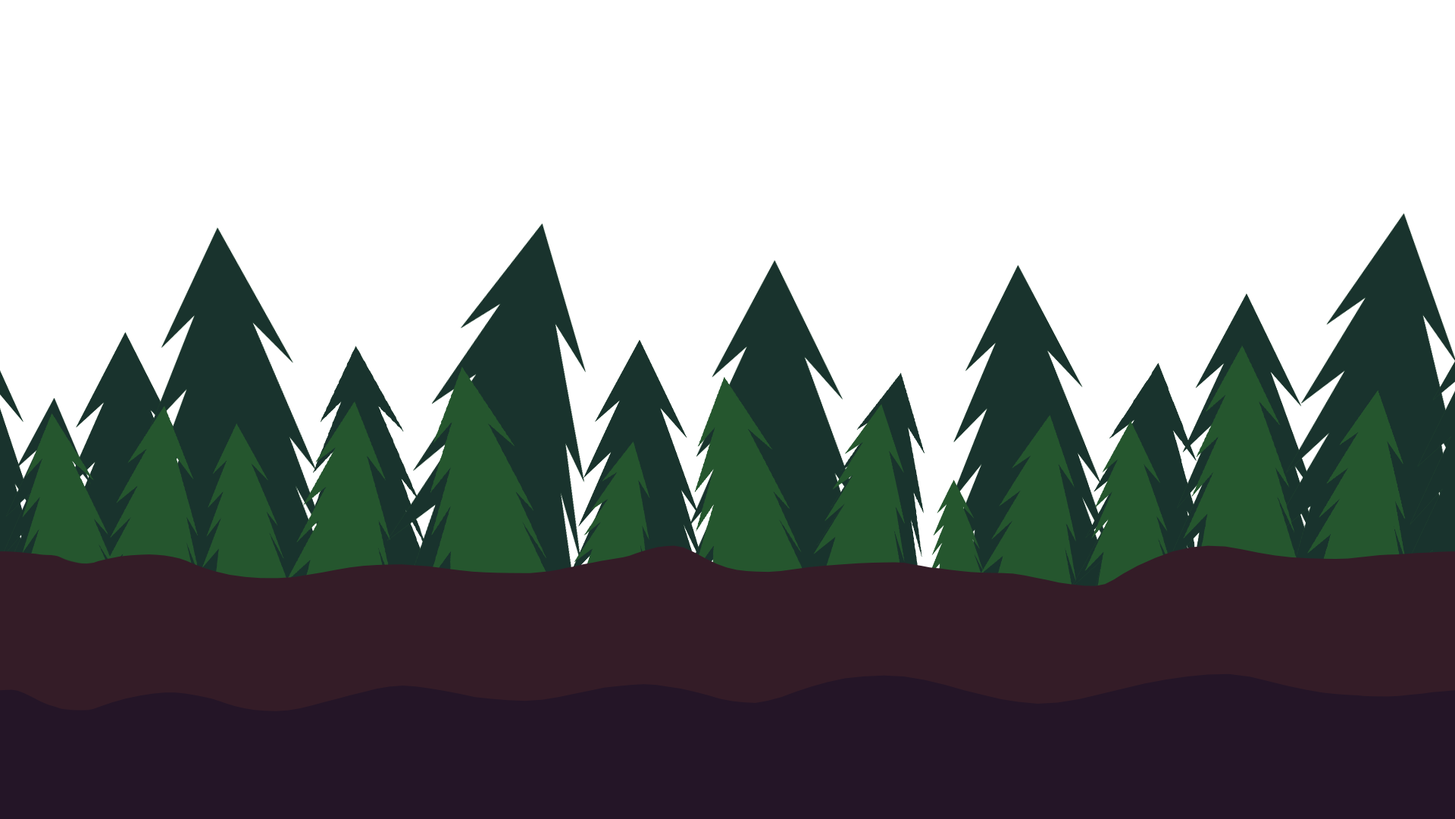
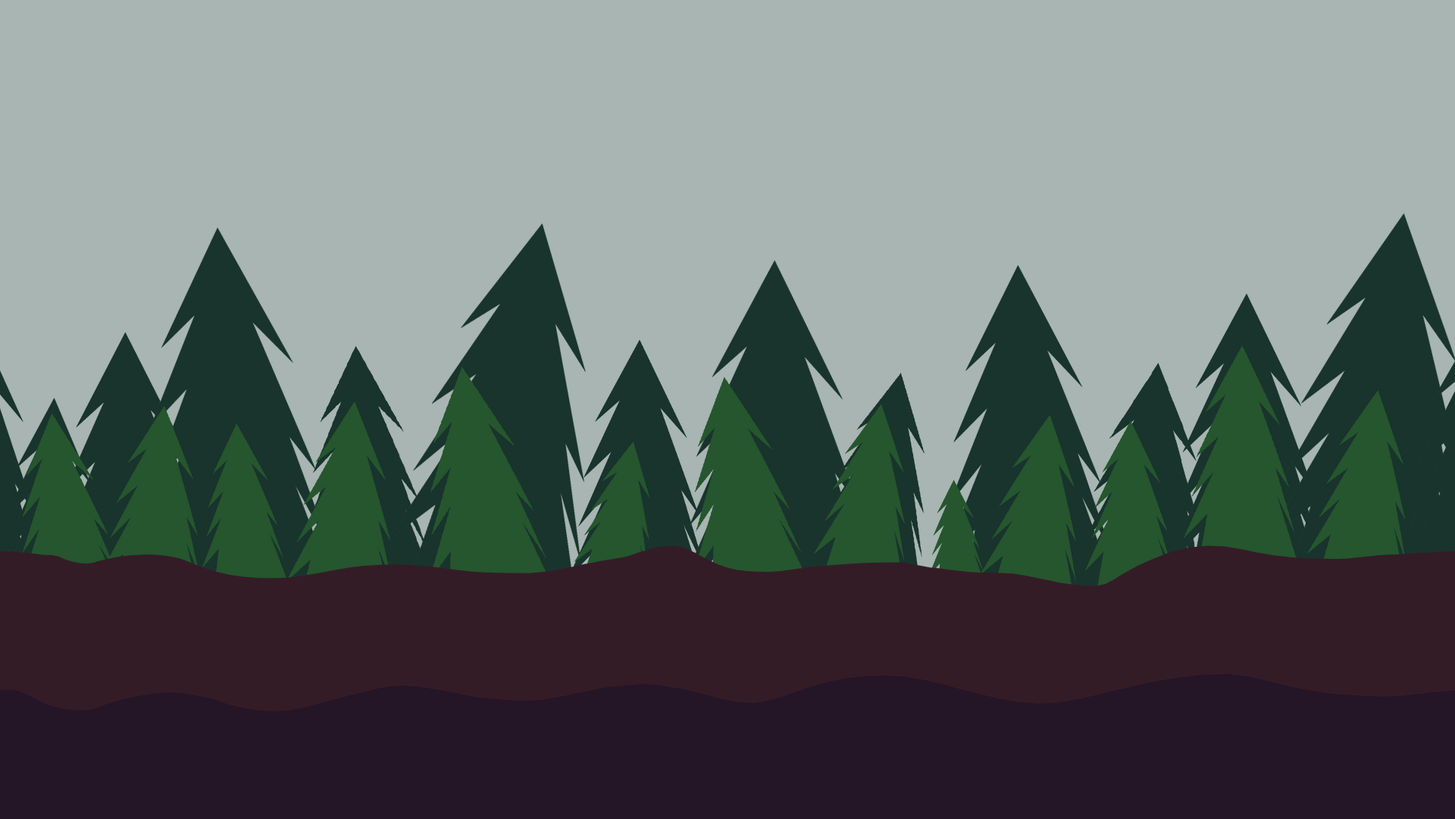
The second 1455 × 819 image is a revision of the first. Changes to its layers:
showed "Warstwa 0" over (x1=0, y1=0, x2=1455, y2=569)
